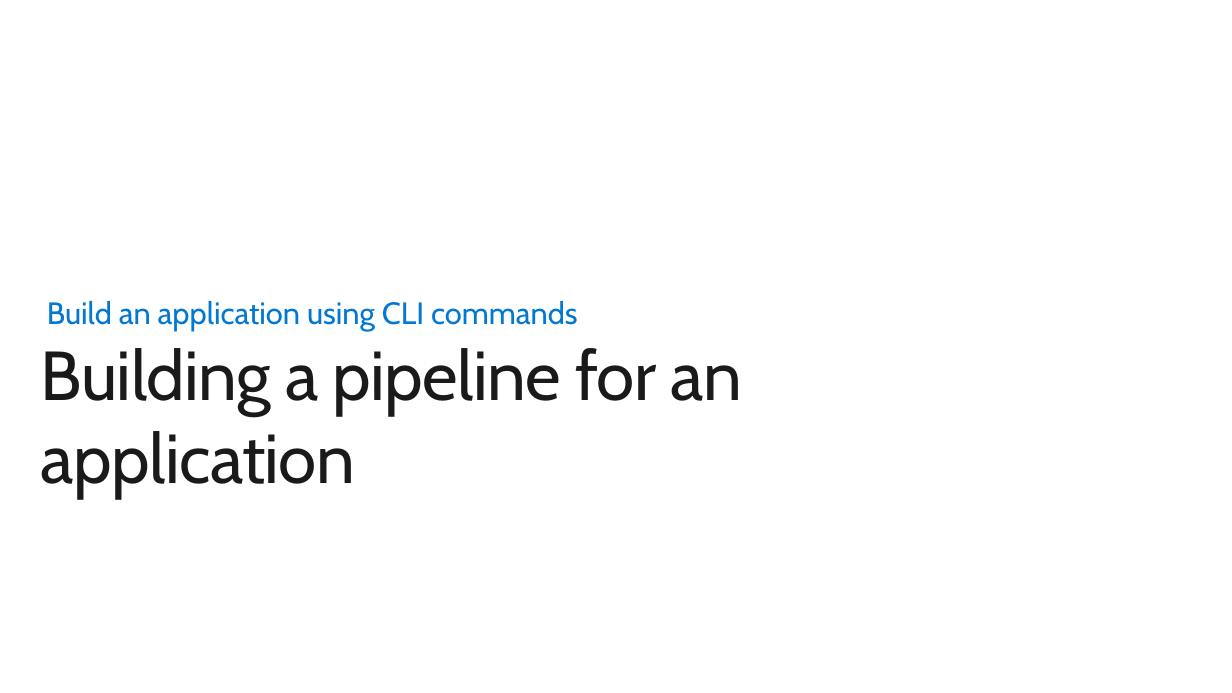
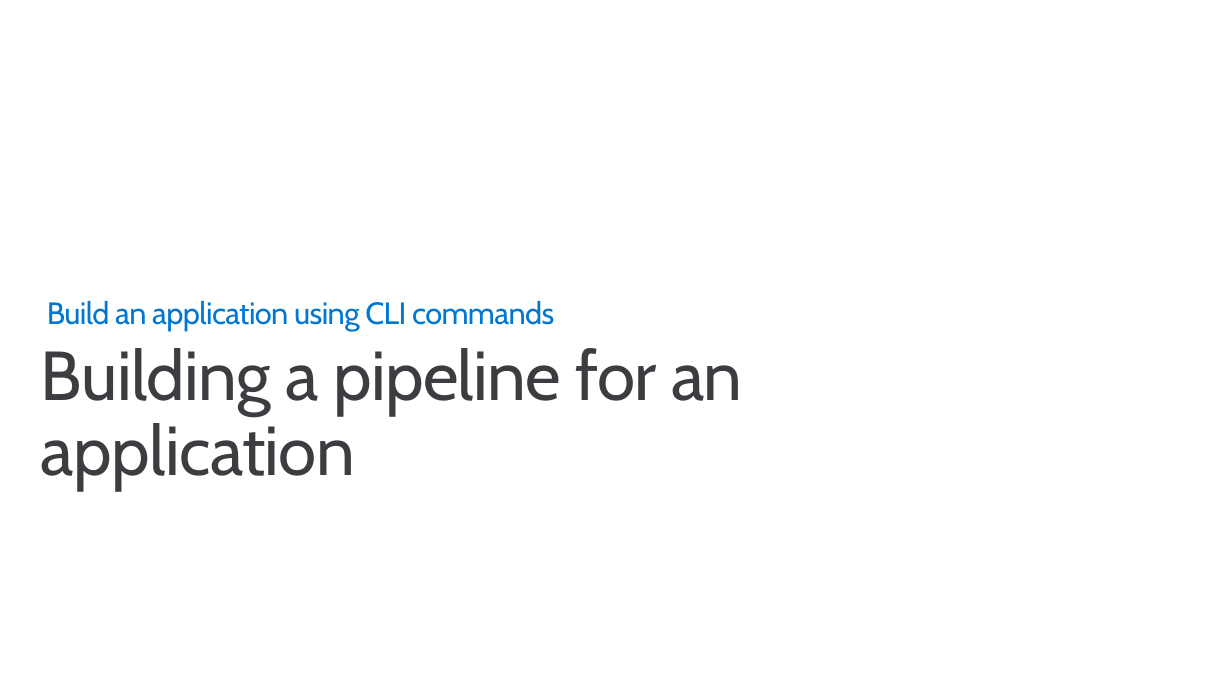
Before and after one commit to msusdev/Azure-pipelines-with-GitHub, a slide deck: slide 26 of Presentations/Introduction to Azure Pipelines/Introduction to Azure Pipelines.pptx. Drawn at 1232x693 pixels with LibreOffice and Linux fonts; fonts in the diff are those of the drawing; background and template pictures are left out. Boxes give left, top, right and bottom in pixels: in the first picture for what was removed or moved away, otherwise in the second. Text is boxed around its words. In the diff, an @@ line names an element or a change of style, - is before the commit and + after.

```diff
--- a/Presentations/Introduction to Azure Pipelines/Introduction to Azure Pipelines.pptx
+++ b/Presentations/Introduction to Azure Pipelines/Introduction to Azure Pipelines.pptx
@@ text "Build an application using CLI ..." at bbox=[47, 301, 554, 331]: text colour #0078D4 to #0078D3, letter spacing 0 to -0.5 pt; less space between paragraphs @@
@@ title "Building a pipeline for an ..." at bbox=[41, 348, 742, 490]: text colour #1A1A1A to #3C3C41; line spacing 1 to 0.9 @@
```
Also in this commit, not shown: 6 other slides changed, 6 slides added.
